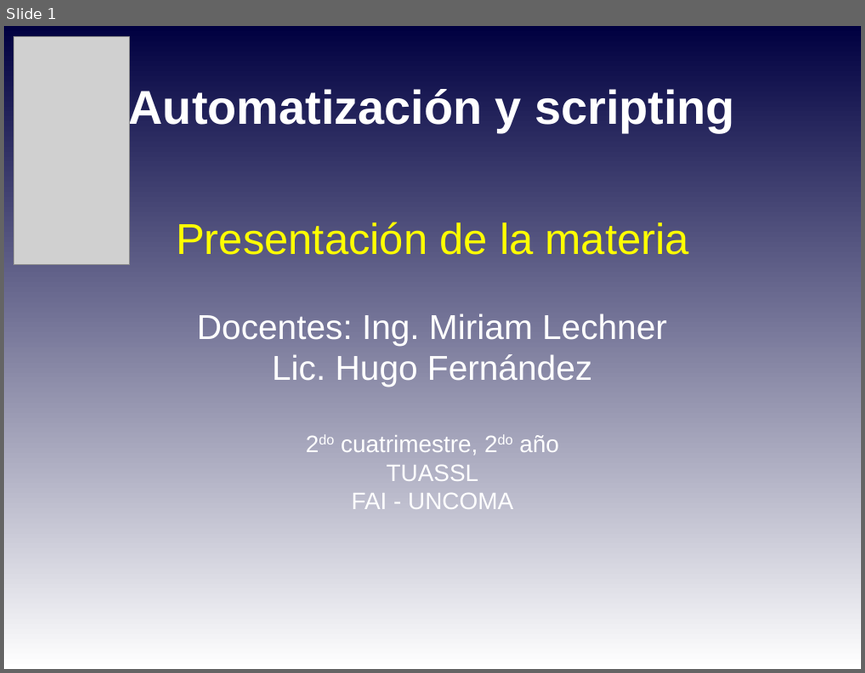
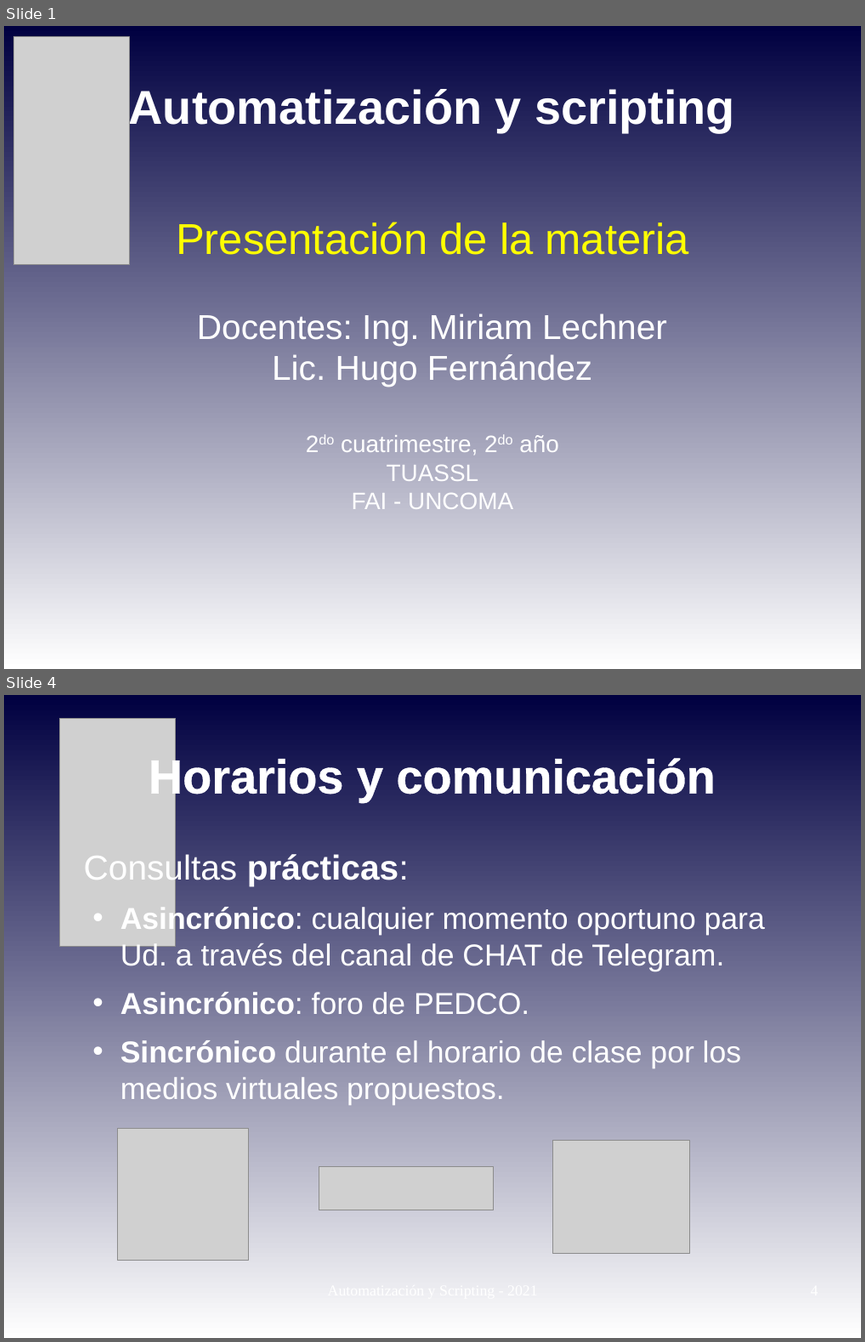
Before and after one commit to niniadcobre/-AutoyScripting, a slide deck: clases/AYS_clase01.odp. Shown one above the other, each under a label of ours: slide 1 before the commit, slides 1 and 4 after it; the slides between them are not shown. The pictures are 865x673 and 865x1342 pixels, drawn with LibreOffice and Linux fonts; fonts in the diff are those of the drawing; grey boxes stand for pictures. Boxes give left, top, right and bottom in pixels: in the first picture for what was removed or moved away, otherwise in the second. Text is boxed around its words. In the diff, an @@ line names an element or a change of style, - is before the commit and + after.

```diff
--- a/clases/AYS_clase01.odp
+++ b/clases/AYS_clase01.odp
@@ slide 4 added at [4, 695, 861, 1338], background gradient #000040 to #FFFFFF @@
@@ picture added at [59, 718, 175, 946] @@
@@ title added at [148, 755, 715, 801], 44 pt, text #FFFFFF, bold @@
+Horarios y comunicación
@@ text added at [84, 852, 765, 1105], 28 pt, text #FFFFFF @@
+Consultas prácticas:
+  • Asincrónico: cualquier momento oportuno para Ud. a través del canal de CHAT de Telegram.
+  • Asincrónico: foro de PEDCO.
+  • Sincrónico durante el horario de clase por los medios virtuales propuestos.
@@ picture added at [118, 1128, 249, 1259] @@
@@ picture added at [553, 1140, 690, 1253] @@
@@ picture added at [318, 1166, 494, 1210] @@
```
Also in this commit, not shown: 4 slides changed, 1 other slide added, 1 slide removed, 2 other files.
